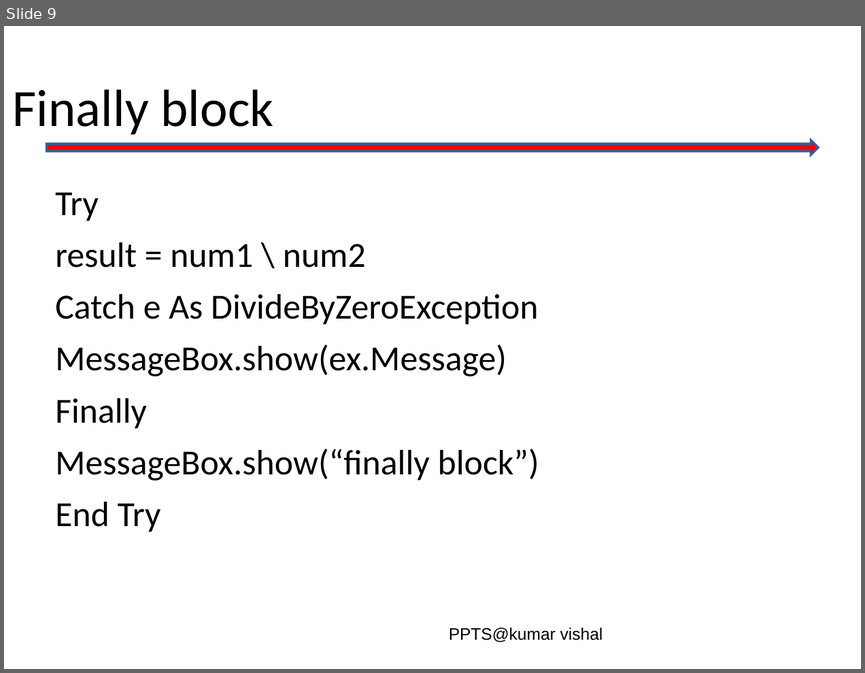
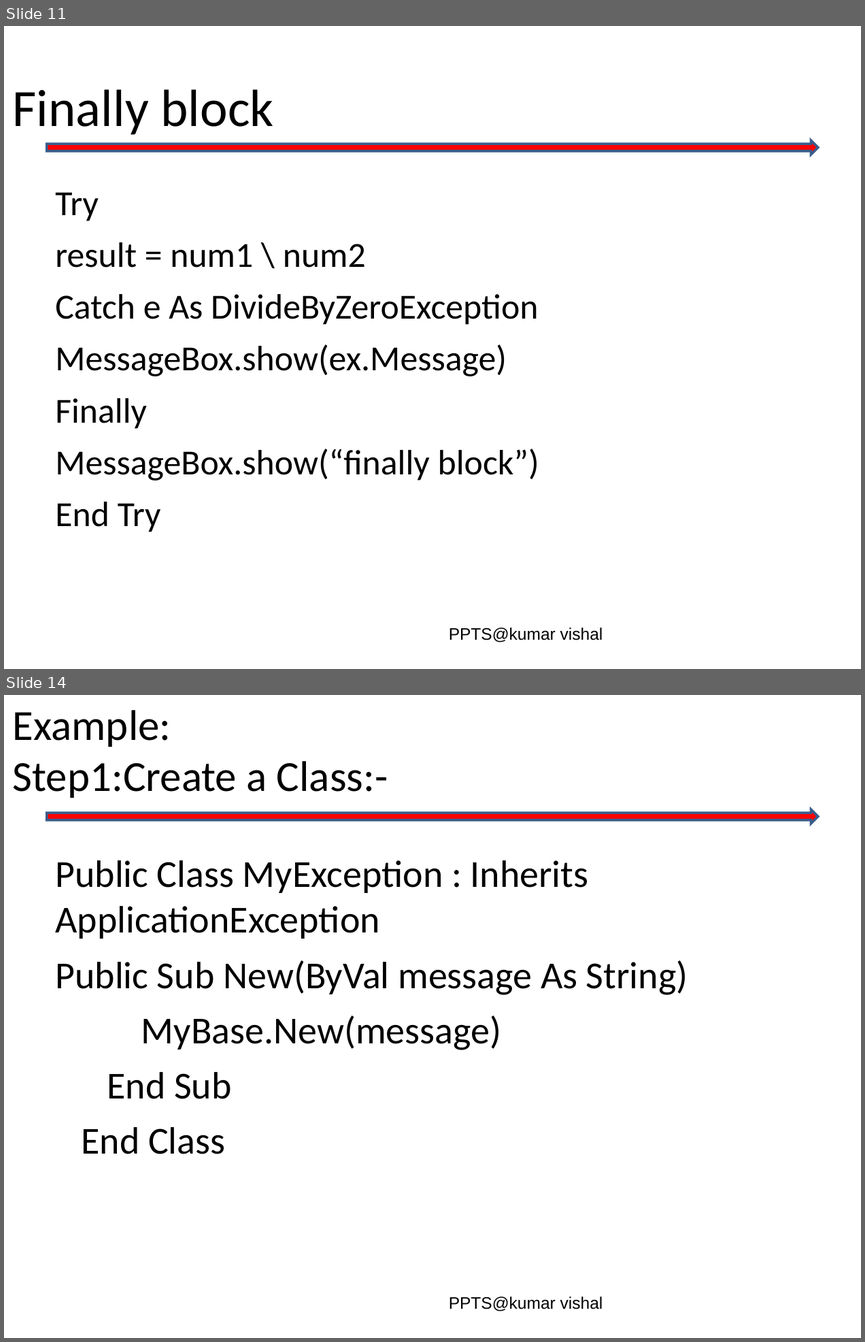
Before and after one commit to vishalamc/visualbasic, a slide deck: Exception handling.ppt. Shown one above the other, each under a label of ours: slide 9 before the commit, slides 11 and 14 after it; the slides between them are not shown. The pictures are 865x673 and 865x1342 pixels, drawn with LibreOffice and Linux fonts; fonts in the diff are those of the drawing; background and template pictures are left out. Boxes give left, top, right and bottom in pixels: in the first picture for what was removed or moved away, otherwise in the second. Text is boxed around its words. In the diff, an @@ line names an element or a change of style, - is before the commit and + after.

```diff
--- a/Exception handling.ppt
+++ b/Exception handling.ppt
@@ slide 14 added at bbox=[4, 695, 861, 1338], background #FFFFFF; not listed: 2 template elements that a slide beside it also shows @@
@@ title added at bbox=[13, 710, 388, 798], 36 pt, text #000000 @@
+Example:
+Step1:Create a Class:-
@@ text added at bbox=[55, 860, 687, 1154], 32 pt, text #000000 @@
+Public Class MyException : Inherits ApplicationException
+Public Sub New(ByVal message As String)
+MyBase.New(message)
+End Sub
+End Class
@@ what was slide 9 is now slide 11 @@
```
Also in this commit, not shown: 4 slides changed, 6 other slides added, 1 slide removed, 7 other files.
